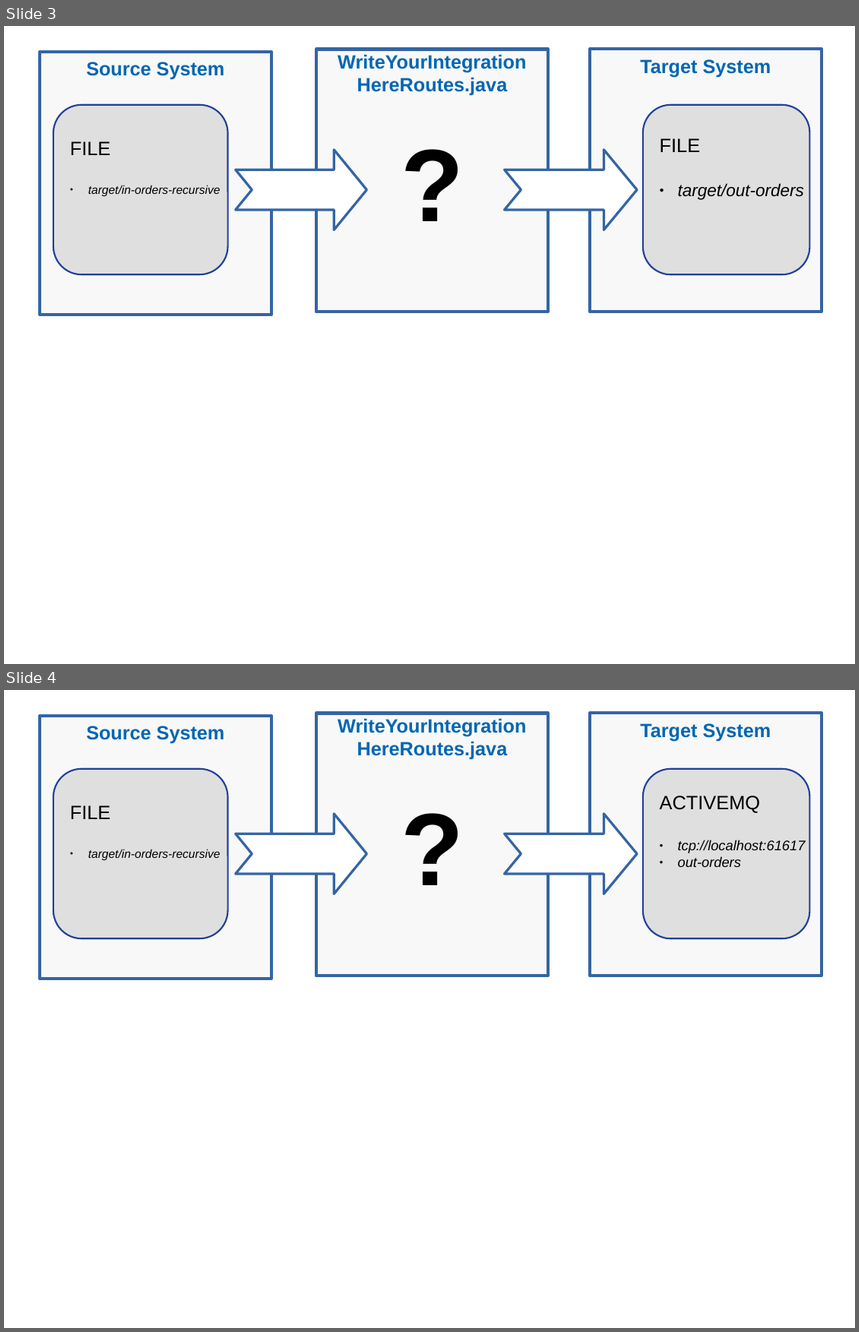
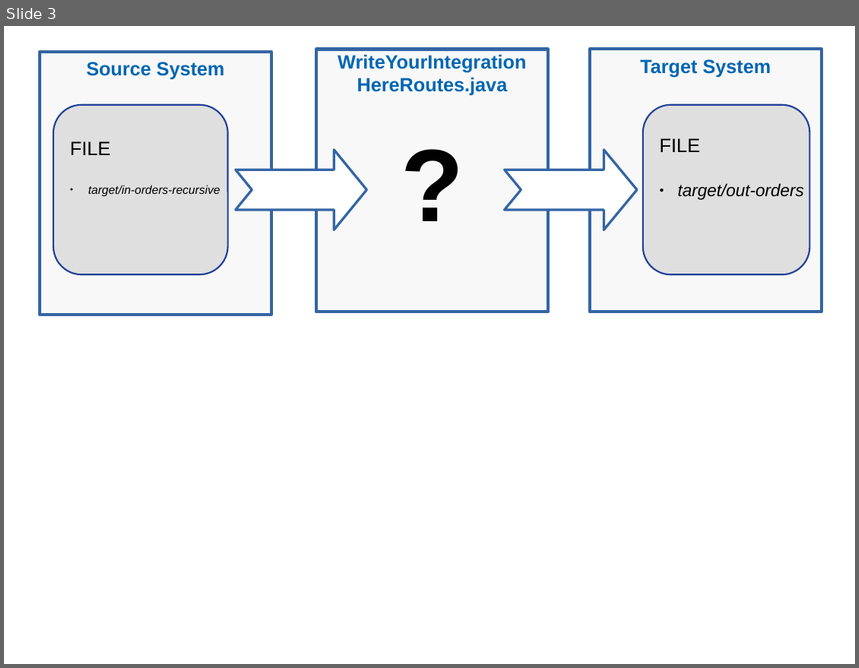
Before and after one commit to aldettinger/camel-quarkus-workshop, a slide deck: extensions-excercices-schemas.odp. Shown one above the other, each under a label of ours: slides 3 and 4 before the commit, slide 3 after it. The pictures are 859x1332 and 859x668 pixels, drawn with LibreOffice and Linux fonts; fonts in the diff are those of the drawing. Boxes give left, top, right and bottom in pixels: in the first picture for what was removed or moved away, otherwise in the second. Text is boxed around its words. In the diff, an @@ line names an element or a change of style, - is before the commit and + after.

```diff
--- a/extensions-excercices-schemas.odp
+++ b/extensions-excercices-schemas.odp
@@ slide 4 removed at bbox=[4, 690, 855, 1328], background #FFFFFF @@
@@ rectangle removed at bbox=[40, 717, 272, 979] @@
-Source System
@@ rectangle removed at bbox=[317, 713, 549, 976] @@
-WriteYourIntegration
-HereRoutes.java
-?
@@ rectangle removed at bbox=[590, 713, 822, 976] @@
-Target System
@@ rounded rectangle removed at bbox=[53, 769, 228, 939] @@
-FILE
-● target/in-orders-recursive
@@ freeform shape removed at bbox=[644, 769, 810, 939] @@
-ACTIVEMQ
-● tcp://localhost:61617
-● out-orders
@@ freeform shape removed at bbox=[236, 814, 367, 894] @@
@@ freeform shape removed at bbox=[505, 814, 637, 894] @@
```
Also in this commit, not shown: 2 other files.
